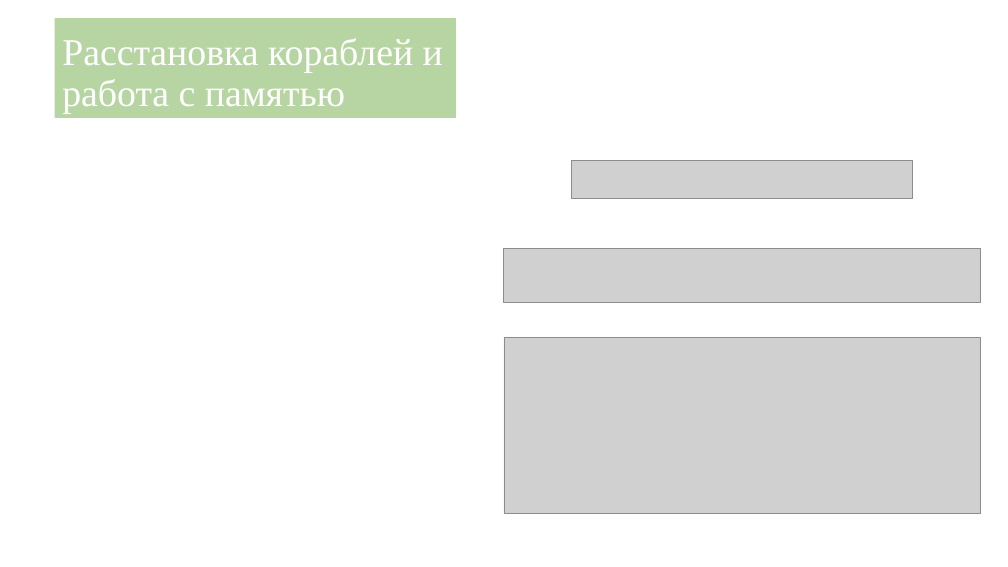
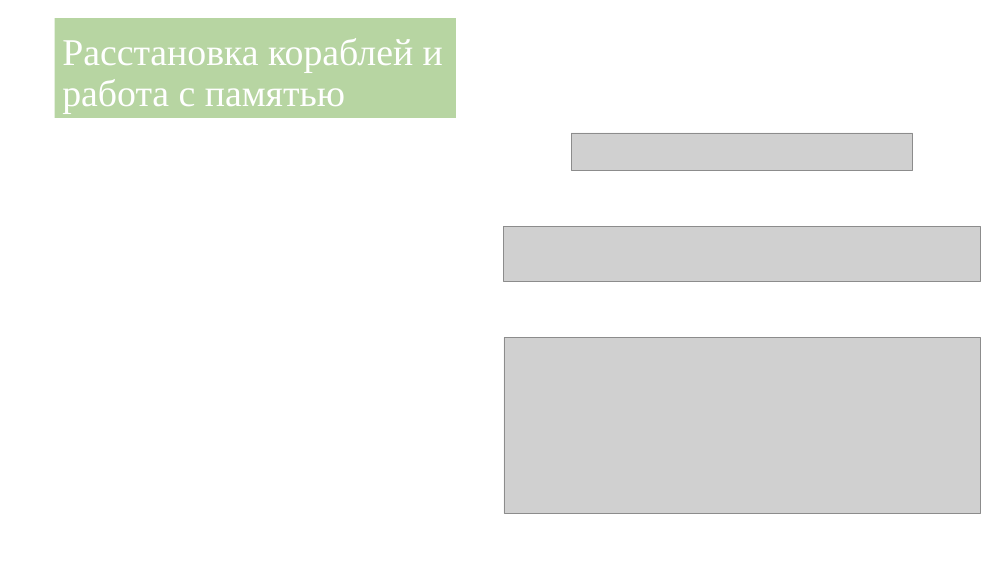
Before and after one commit to IlyaKirichenko/SeaBattle_Presentation, a slide deck: slide 4 of Морской бой на C++.pptx. Drawn at 1008x567 pixels with LibreOffice and Linux fonts; fonts in the diff are those of the drawing; grey boxes stand for pictures; background and template pictures are left out. Boxes give left, top, right and bottom in pixels: in the first picture for what was removed or moved away, otherwise in the second. Text is boxed around its words. In the diff, an @@ line names an element or a change of style, - is before the commit and + after.

```diff
--- a/Морской бой на C++.pptx
+++ b/Морской бой на C++.pptx
@@ table at bbox=[27, 133, 980, 535] @@
-row 1, column 1: Хранение поле через массив указателей
+row 1, column 1: Хранение поля через массив указателей
@@ picture: place and size @@
-picture at bbox=[572, 160, 913, 197]
+picture at bbox=[571, 133, 913, 170]
@@ picture: place and size @@
-picture at bbox=[504, 249, 980, 303]
+picture at bbox=[504, 227, 980, 281]
```
Also in this commit, not shown: 4 other slides changed, 1 slide added.
